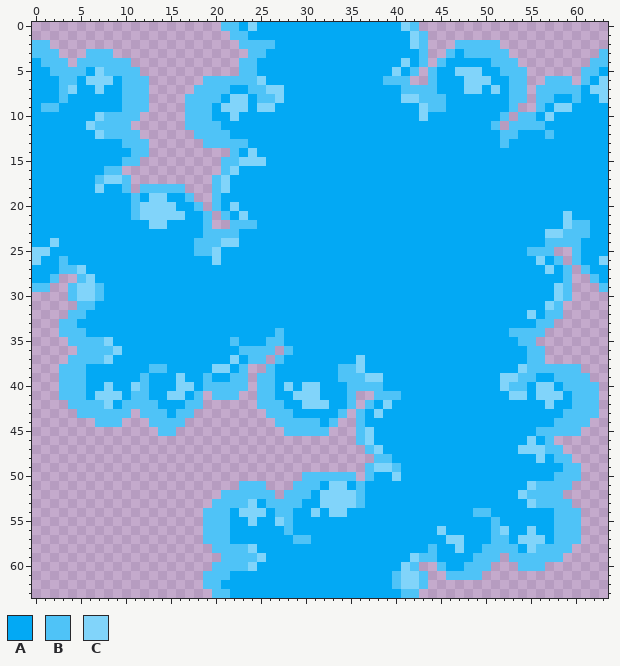
Two states of a pixel-art file, Assets/Arts/TileMap_TileRule/Water/WaterOnLand.aseprite. The picture above is the old version.
64x64 pixels, 1 frame.
Palette (. is transparent): A #03a9f4  B #4fc3f7  C #81d4fa
After:
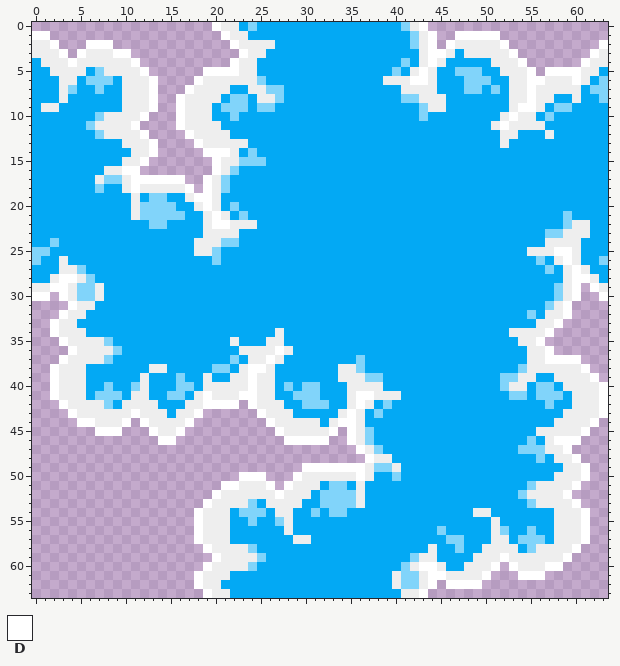
Colours new in this view: D #ffffff
Difference:
colour B: #4fc3f7 -> #eeeeee
y 0: x 20 . -> D; x 43 . -> D
y 1: x 0..1 .. -> DD; x 21 . -> D; x 44 . -> D; x 47..51 ..... -> DDDDD
y 2: x 2 . -> D; x 6..8 ... -> DDD; x 22 . -> D; x 44 . -> D; x 46 . -> D; x 52 . -> D; x 63 . -> D
y 3: x 3 . -> D; x 5 . -> D; x 9..10 .. -> DD; x 23 . -> D; x 44..45 .. -> DD; x 53 . -> D; x 62 . -> D
y 4: x 4 . -> D; x 11 . -> D; x 22 . -> D; x 44 . -> D; x 54 . -> D; x 61 . -> D
y 5: x 12 . -> D; x 19..22 .... -> DDDD; x 43 . -> D; x 55 . -> D; x 57..60 .... -> DDDD
y 6: x 13 . -> D; x 18 . -> D; x 42..43 .. -> DD; x 55..56 .. -> DD; x 60 . -> D
y 7: x 13 . -> D; x 17 . -> D; x 55 . -> D
y 8: x 13 . -> D; x 16 . -> D; x 55 . -> D
y 9: x 13 . -> D; x 16 . -> D; x 54..55 .. -> DD
y 10: x 12 . -> D; x 16 . -> D; x 53 . -> D
y 11: x 11 . -> D; x 16 . -> D; x 52 . -> D
y 12: x 12 . -> D; x 17 . -> D
y 13: x 13 . -> D; x 18 . -> D
y 14: x 13 . -> D; x 19..21 ... -> DDD
y 15: x 12 . -> D; x 20 . -> D
y 16: x 10..11 .. -> DD; x 20 . -> D
y 17: x 11..16 ...... -> DDDDDD; x 19 . -> D
y 18: x 11 . -> D; x 17 . -> D; x 19 . -> D
y 19: x 18..19 .. -> DD
y 20: x 19 . -> D
y 21: x 20 . -> D
y 22: x 20..21 .. -> DD
y 25: x 58..59 .. -> DD
y 26: x 59 . -> D
y 27: x 60 . -> D
y 28: x 3..4 .. -> DD; x 60..61 .. -> DD
y 29: x 2..3 .. -> DD; x 60 . -> D; x 62 . -> D
y 30: x 0..1 .. -> DD; x 3 . -> D; x 60 . -> D; x 63 . -> D
y 31: x 4 . -> D; x 59 . -> D
y 32: x 3 . -> D; x 59 . -> D
y 33: x 2 . -> D; x 58 . -> D
y 34: x 2 . -> D; x 57 . -> D
y 35: x 3 . -> D; x 56 . -> D
y 36: x 4 . -> D; x 27 . -> D; x 57 . -> D
y 37: x 3 . -> D; x 26 . -> D; x 57..60 .... -> DDDD
y 38: x 2 . -> D; x 24..25 .. -> DD; x 61 . -> D
y 39: x 2 . -> D; x 24 . -> D; x 62 . -> D
y 40: x 2 . -> D; x 24 . -> D; x 63 . -> D
y 41: x 2 . -> D; x 19 . -> D; x 23..24 .. -> DD; x 36..37 .. -> DD; x 63 . -> D
y 42: x 3 . -> D; x 19..22 .... -> DDDD; x 24 . -> D; x 36 . -> D; x 63 . -> D
y 43: x 4 . -> D; x 11 . -> D; x 18 . -> D; x 25 . -> D; x 35 . -> D; x 63 . -> D
y 44: x 5..6 .. -> DD; x 10 . -> D; x 12 . -> D; x 17 . -> D; x 26 . -> D; x 34..35 .. -> DD; x 62 . -> D
y 45: x 7..9 ... -> DDD; x 13 . -> D; x 16 . -> D; x 27 . -> D; x 33 . -> D; x 35 . -> D; x 61 . -> D
y 46: x 14..15 .. -> DD; x 28..32 ..... -> DDDDD; x 35 . -> D; x 58..60 ... -> DDD
y 47: x 36 . -> D; x 59 . -> D
y 48: x 37 . -> D; x 60 . -> D
y 49: x 30..36 ....... -> DDDDDDD; x 61 . -> D
y 50: x 23..25 ... -> DDD; x 29 . -> D; x 36 . -> D; x 61 . -> D
y 51: x 21..22 .. -> DD; x 26 . -> D; x 28 . -> D; x 60 . -> D
y 52: x 20 . -> D; x 27 . -> D; x 59 . -> D
y 53: x 19 . -> D; x 60 . -> D
y 54..57: x 18 . -> D; x 61 . -> D
y 58: x 19 . -> D; x 60 . -> D
y 59: x 20 . -> D; x 52 . -> D; x 59 . -> D
y 60: x 19 . -> D; x 43..44 .. -> DD; x 51 . -> D; x 53 . -> D; x 57..58 .. -> DD
y 61: x 18 . -> D; x 44..45 .. -> DD; x 50 . -> D; x 54..56 ... -> DDD
y 62: x 18 . -> D; x 44 . -> D; x 46..49 .... -> DDDD
y 63: x 19 . -> D; x 43 . -> D
